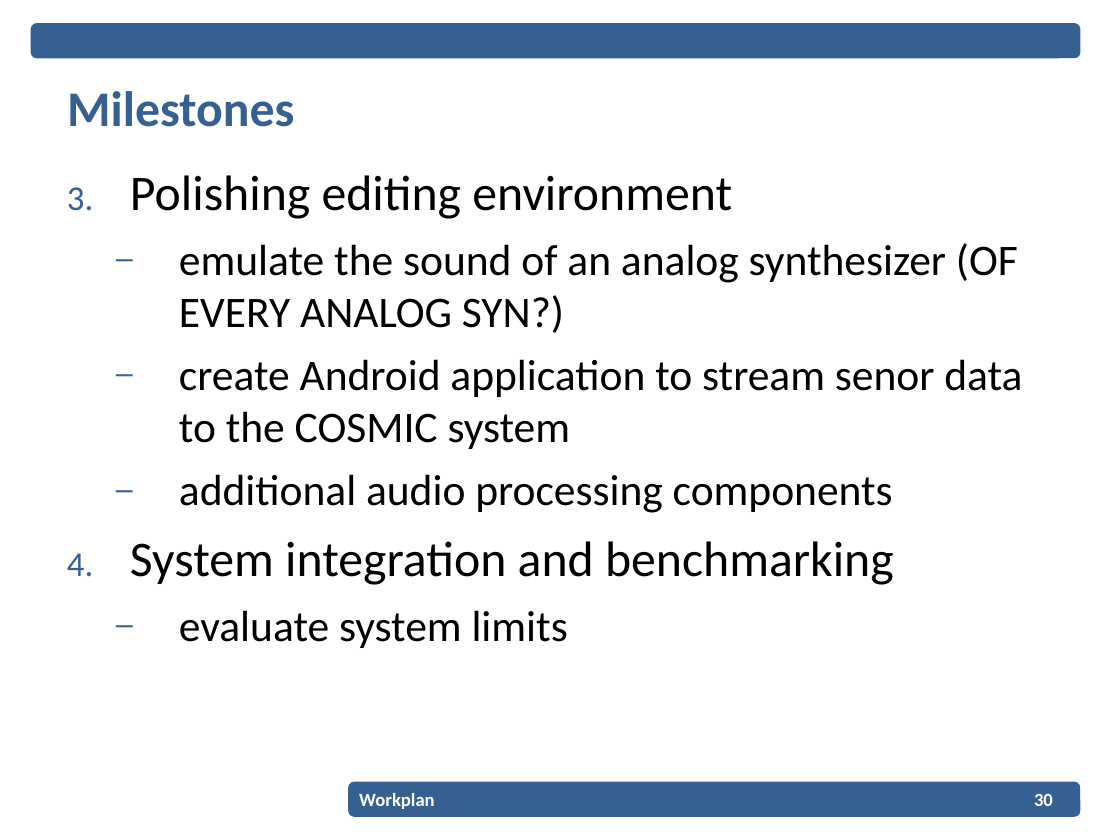
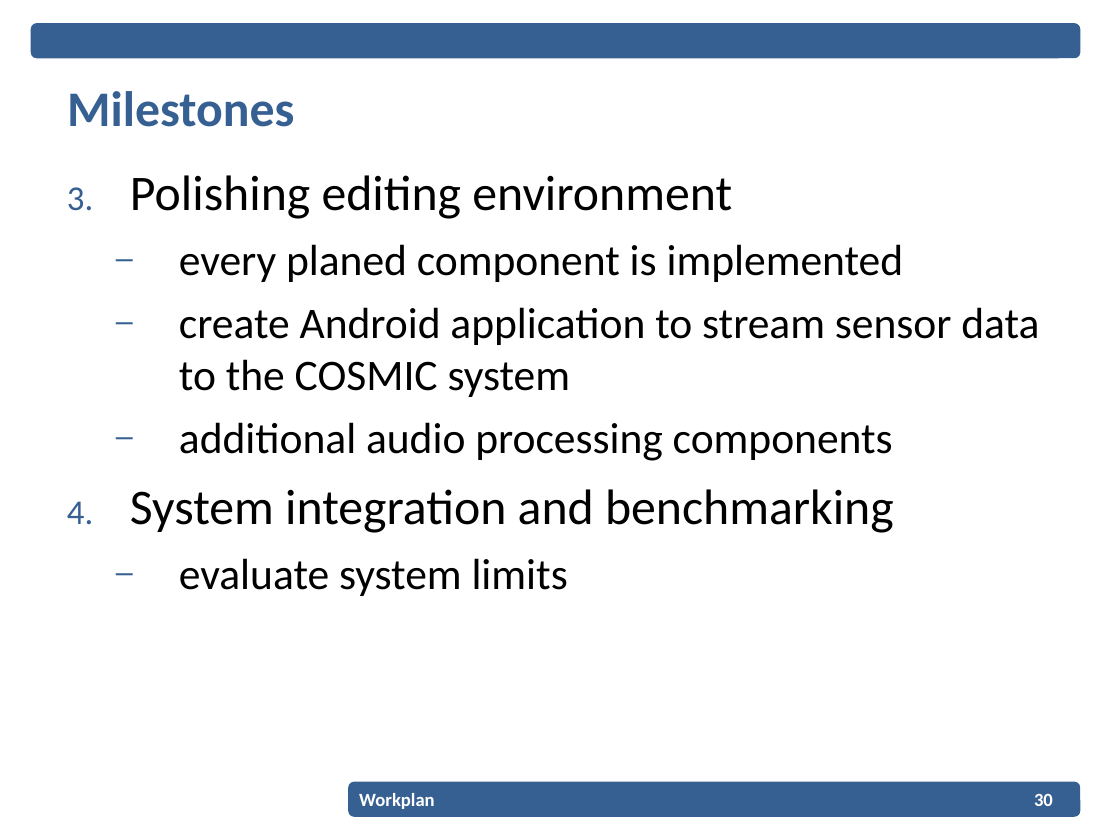
Before and after one commit to EPiCS/soundgates, a slide deck: slide 30 of documents/projectplan-presentation/Projectplan_Presentation.ppt. Drawn at 1120x840 pixels with LibreOffice and Linux fonts; fonts in the diff are those of the drawing; background and template pictures are left out. Boxes give left, top, right and bottom in pixels: in the first picture for what was removed or moved away, otherwise in the second. Text is boxed around its words. In the diff, an @@ line names an element or a change of style, - is before the commit and + after.

```diff
--- a/documents/projectplan-presentation/Projectplan_Presentation.ppt
+++ b/documents/projectplan-presentation/Projectplan_Presentation.ppt
@@ text at [179,244,1039,397]: text changed @@
-  – emulate the sound of an analog synthesizer (OF EVERY ANALOG SYN?)
-  – create Android application to stream senor data to the COSMIC system
+  – every planed component is implemented
+  – create Android application to stream sensor data to the COSMIC system
```
Also in this commit, not shown: 8 other slides changed, 4 slides added, 3 slides removed, 1 other file.
